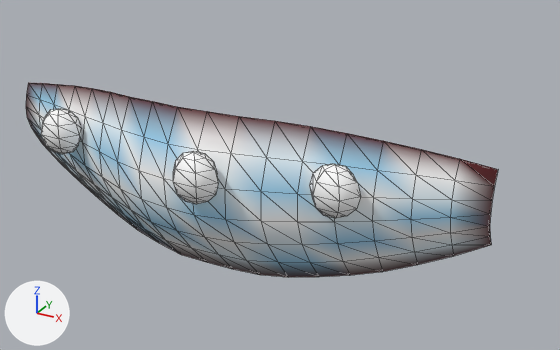
Before and after pictures for a commit that changed the glTF model assets/pirates/items/v5/grill_diamond_female_hi.glb.
One viewpoint serves both versions: a 50 mm lens placed at (0.0817, -0.3458, 1.0392), pointed at (0.0117, -0.2187, 0.9757). Lighting does not change. The marker at lower left points along +X, +Y and +Z. The first picture is the older version. Mesh edges are drawn as thin lines. Vertices at exactly the same position are counted once.

The scene before the commit, as lines of its bpy script (objects in view):
```python
me_grill_diamond_female_hi = bpy.data.meshes.new('grill_diamond_female_hi')
me_grill_diamond_female_hi.from_pydata(...)  # 348 vertices, 680 faces; spans x -0.055..0.055, y -0.2429..-0.2133, z 0.9539..0.9918
me_grill_diamond_female_hi.materials.append(mat_grill_diamond)
ob_grill_diamond_female_hi = bpy.data.objects.new('grill_diamond_female_hi', me_grill_diamond_female_hi)
ob_grill_diamond_female_hi.location = (0.0, 0.0, 0.0)
```
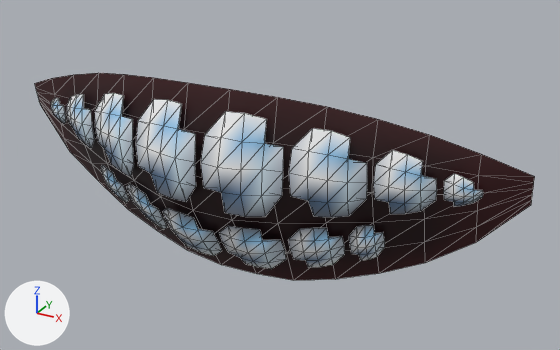
Boxes (x1, y1, x2, y2) around the edits, measured in the pictures (560 x 350 px):
'grill_diamond_female_hi', reshaped (7% taller)
    before: (26, 83, 498, 277)
    after: (35, 73, 535, 280)
part 1 of me_grill_diamond_female_hi, rebuilt (7% taller)
    before: (26, 83, 498, 277)
    after: (35, 73, 535, 280)
part 2 of me_grill_diamond_female_hi, deleted
    before: (41, 109, 81, 154)
part 3 of me_grill_diamond_female_hi, deleted
    before: (173, 151, 218, 204)
part 4 of me_grill_diamond_female_hi, deleted
    before: (309, 164, 361, 218)
part 5 of me_grill_diamond_female_hi, added
    after: (51, 93, 483, 269)

The change, as a list of edits to the scene's bpy script:
```text
Change me_grill_diamond_female_hi:
    used by ob_grill_diamond_female_hi; location = (0.0, 0.0, 0.0)
    remove me_grill_diamond_female_hi.from_pydata(...)  # 348 vertices, 680 faces; spans x -0.055..0.055, y -0.2429..-0.2133, z 0.9539..0.9918
    add me_grill_diamond_female_hi.from_pydata(...)  # 434 vertices, 578 faces; spans x -0.0602..0.0602, y -0.2312..-0.211, z 0.9491..0.9947
    me_grill_diamond_female_hi part 1: the loose piece of 252 vertices spanning x -0.055..0.055, y -0.2377..-0.2133, z 0.9539..0.9918 is rebuilt with 84 vertices and now spans x -0.0602..0.0602, y -0.2287..-0.211, z 0.9491..0.9947
    me_grill_diamond_female_hi part 2: the loose piece of 32 vertices spanning x -0.038..-0.028, y -0.2365..-0.2296, z 0.9768..0.9868 is deleted
    me_grill_diamond_female_hi part 3: the loose piece of 32 vertices spanning x 0.0005..0.0105, y -0.2429..-0.236, z 0.9768..0.9868 is deleted
    me_grill_diamond_female_hi part 4: the loose piece of 32 vertices spanning x 0.0253..0.0353, y -0.2359..-0.229, z 0.9768..0.9868 is deleted
    me_grill_diamond_female_hi part 5: 350 vertices added at x -0.0523..0.0522, y -0.2312..-0.215, z 0.9535..0.9911
```
